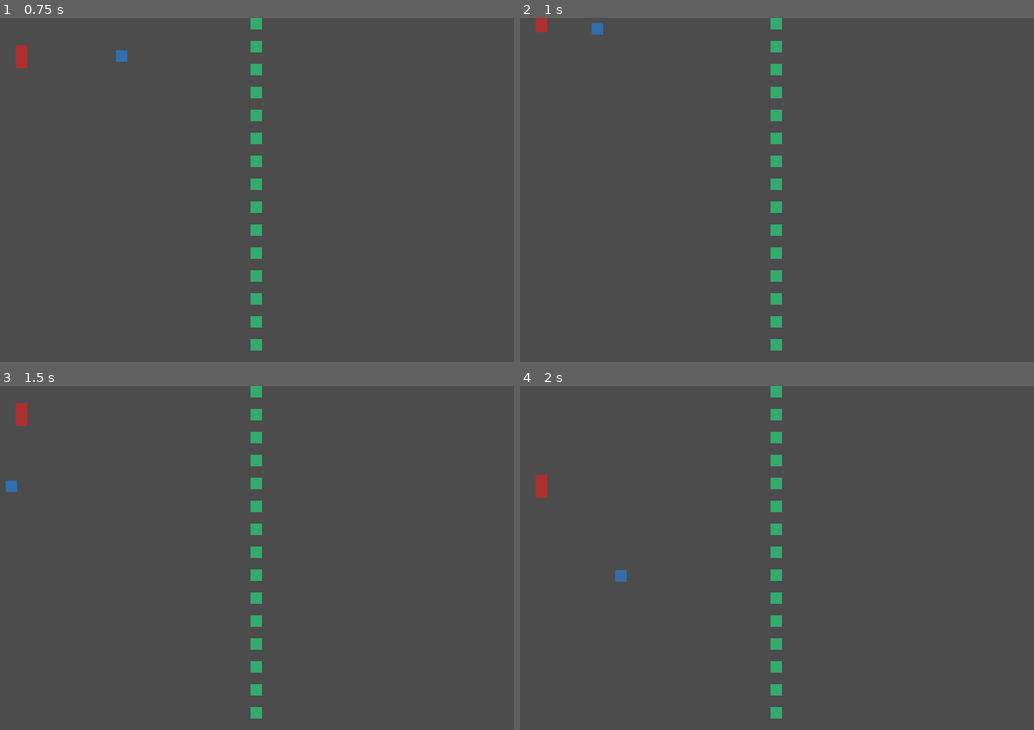
Above: before the commit, frames 1-4 (two rows, left to right).
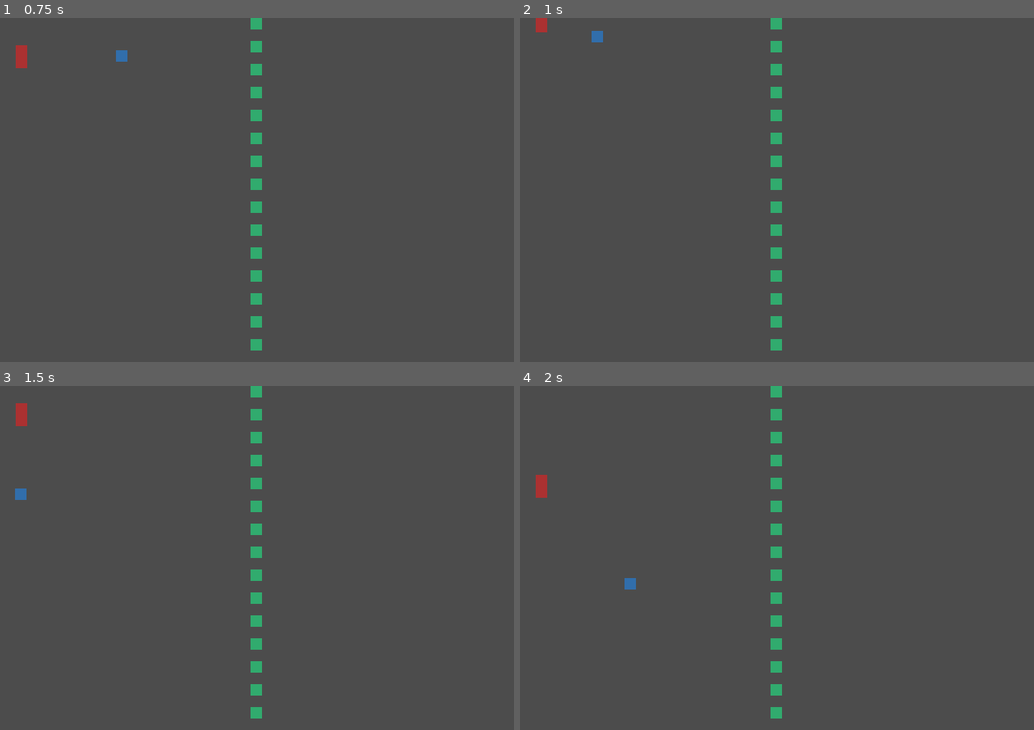
Above: after the commit, the same moments.

Repository: geopopos/Pong
Game: Godot game, scene res://Game.tscn
The game is run twice, just before and just after one commit, with the same random seed, the same clock (stepped at 60 frames per second) and the same inputs.
Inputs:
- Up to frame 1 (0.75 s): hold Up (ui_up) from 0.53 s (still down)
- Up to frame 2 (1 s): keep holding Up (ui_up)
- Up to frame 3 (1.5 s): release Up (ui_up) at 1.28 s; hold Down (ui_down) from 1.28 s (still down)
- Up to frame 4 (2 s): keep holding Down (ui_down)

Frame 1 is identical in both runs. In frame 2, 0.1% of the frame differs, in the area x 13-17%, y 1-8%; in frame 3, 0.1%, in the area x 1-6%, y 27-34%; in frame 4, 0.1%.

Commit message:
updated ball collision to use more GDScript style collision detection for bouncing a KinematicBody2D

Diff:
--- a/Ball/Ball.gd
+++ b/Ball/Ball.gd
@@ -1,29 +1,26 @@
-extends Area2D
+extends KinematicBody2D
 
 export var speed = 250
+var velocity: Vector2
 var direction = Vector2()
 var rand_dir = [-1, 1]
+var middle: Vector2
+var bounce_coefficient = 1.0
 
-# Called when the node enters the scene tree for the first time.
-func _ready():
+func _init():
 	randomize()
 	direction.x = rand_dir[randi()%1]
 	direction.y = rand_dir[randi()%1]
 
+# Called when the node enters the scene tree for the first time.
+func _ready():
+	middle = Vector2(OS.window_size.x/2, OS.window_size.y/2)
+	position = middle
+	velocity = direction * speed
 
-func _process(delta):
-	var velocity = direction * speed
-	position += velocity * delta
-
-# func _on_Ball_body_entered(body):
-# 	print(body)
-# 	$CollisionShape2D.set_deferred("disabled", true)
-
-func _on_Ball_area_entered(area):
-	print(area.name)
-	if area.name == "Top" || area.name == "Bottom":
-		print("FLIP")
-		direction.y *= -1
-	elif area.name == "Side 1" || area.name == "Side 2":
-		print("FLIP X")
-		direction.x *= -1
+func _physics_process(delta):
+	var collision = move_and_collide(velocity * delta)
+	if collision:
+		var motion = collision.remainder.bounce(collision.normal)
+		velocity = velocity.bounce(collision.normal)
+		move_and_collide(motion)
--- a/Ball/Ball.tscn
+++ b/Ball/Ball.tscn
@@ -4,10 +4,11 @@
 [ext_resource path="res://Ball/Ball.gd" type="Script" id=2]
 
 [sub_resource type="RectangleShape2D" id=1]
-extents = Vector2( 8.03733, 8.04307 )
+extents = Vector2( 7.97021, 7.93277 )
 
-[node name="Ball" type="Area2D"]
-position = Vector2( 360, 240 )
+[node name="Ball" type="KinematicBody2D"]
+position = Vector2( 554.047, 305.037 )
+collision_mask = 3
 script = ExtResource( 2 )
 __meta__ = {
 "_edit_group_": true
@@ -18,4 +19,3 @@
 
 [node name="CollisionShape2D" type="CollisionShape2D" parent="."]
 shape = SubResource( 1 )
-[connection signal="body_entered" from="." to="." method="_on_Ball_body_entered"]
--- a/Game.tscn
+++ b/Game.tscn
@@ -22,31 +22,24 @@
 position = Vector2( 360, 240 )
 texture = ExtResource( 2 )
 
-[node name="Top" type="Area2D" parent="."]
+[node name="Player" parent="." instance=ExtResource( 1 )]
 
-[node name="Top" type="CollisionShape2D" parent="Top"]
+[node name="Ball" parent="." instance=ExtResource( 3 )]
+
+[node name="Borders" type="StaticBody2D" parent="."]
+
+[node name="Top" type="CollisionShape2D" parent="Borders"]
 position = Vector2( 360, -5 )
 shape = SubResource( 1 )
 
-[node name="Bottom" type="Area2D" parent="."]
-
-[node name="Bottom" type="CollisionShape2D" parent="Bottom"]
+[node name="Bottom" type="CollisionShape2D" parent="Borders"]
 position = Vector2( 360, 485 )
 shape = SubResource( 2 )
 
-[node name="Side 1" type="Area2D" parent="."]
-
-[node name="Side 1" type="CollisionShape2D" parent="Side 1"]
+[node name="Side 1" type="CollisionShape2D" parent="Borders"]
 position = Vector2( -5, 240 )
 shape = SubResource( 3 )
 
-[node name="Side 2" type="Area2D" parent="."]
-
-[node name="Side 2" type="CollisionShape2D" parent="Side 2"]
+[node name="Side 2" type="CollisionShape2D" parent="Borders"]
 position = Vector2( 725, 240 )
 shape = SubResource( 4 )
-
-[node name="Player" parent="." instance=ExtResource( 1 )]
-
-[node name="Ball" parent="." instance=ExtResource( 3 )]
-[connection signal="area_entered" from="Ball" to="Ball" method="_on_Ball_area_entered"]
